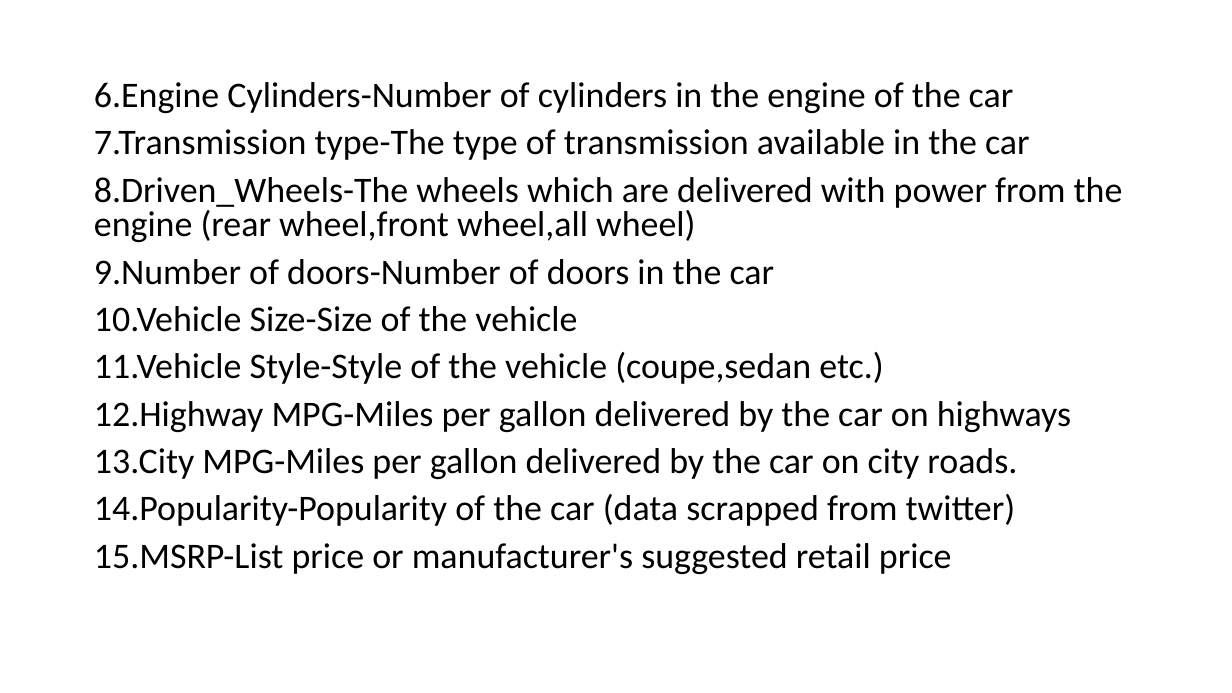
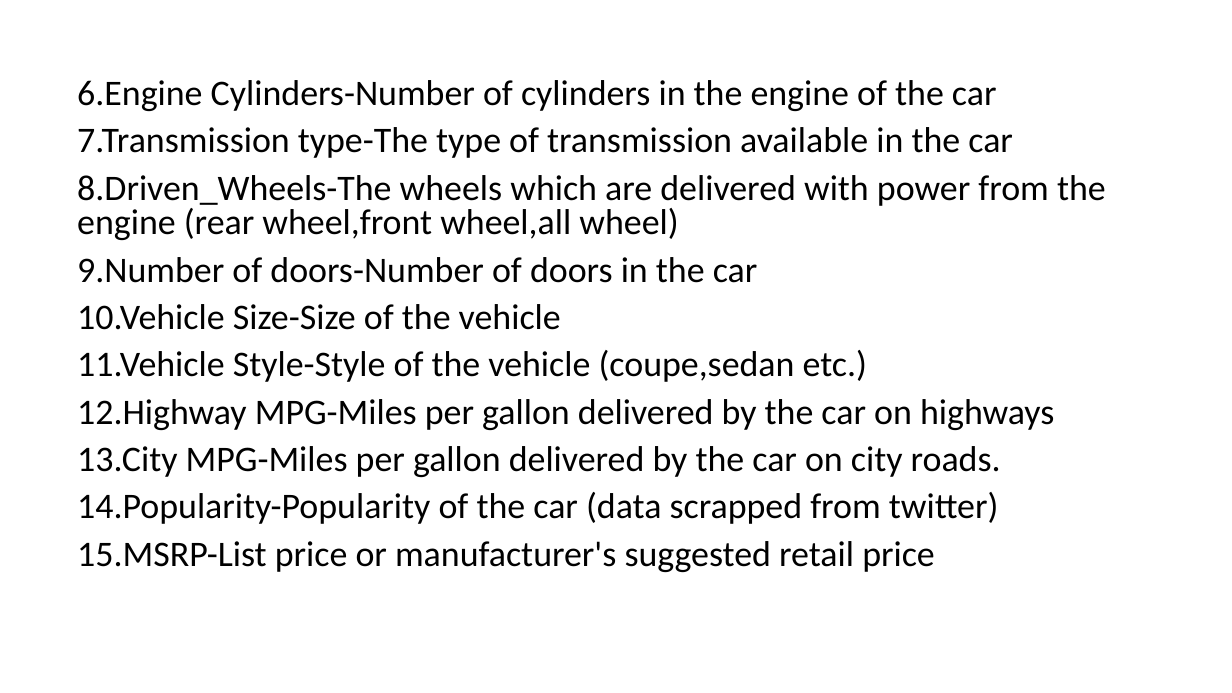
Before and after one commit to mohitgaggar/IDSproject, a slide deck: slide 3 of IDS.pptx. Drawn at 1232x693 pixels with LibreOffice and Linux fonts; fonts in the diff are those of the drawing. Boxes give left, top, right and bottom in pixels: in the first picture for what was removed or moved away, otherwise in the second. Text is boxed around its words. In the diff, an @@ line names an element or a change of style, - is before the commit and + after.

```diff
--- a/IDS.pptx
+++ b/IDS.pptx
@@ text "6.Engine Cylinders-Number of cylinders in ...": place and size @@
-text "6.Engine Cylinders-Number of cylinders in ..." at [94, 82, 1123, 574]
+text "6.Engine Cylinders-Number of cylinders in ..." at [77, 80, 1106, 572]
```
Also in this commit, not shown: 8 other slides changed, 1 slide removed.
